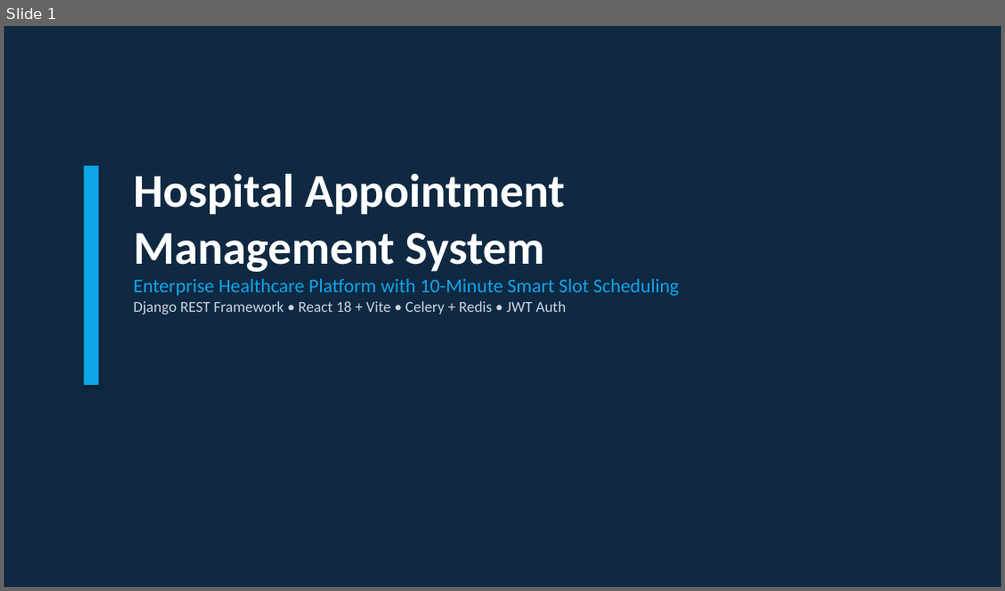
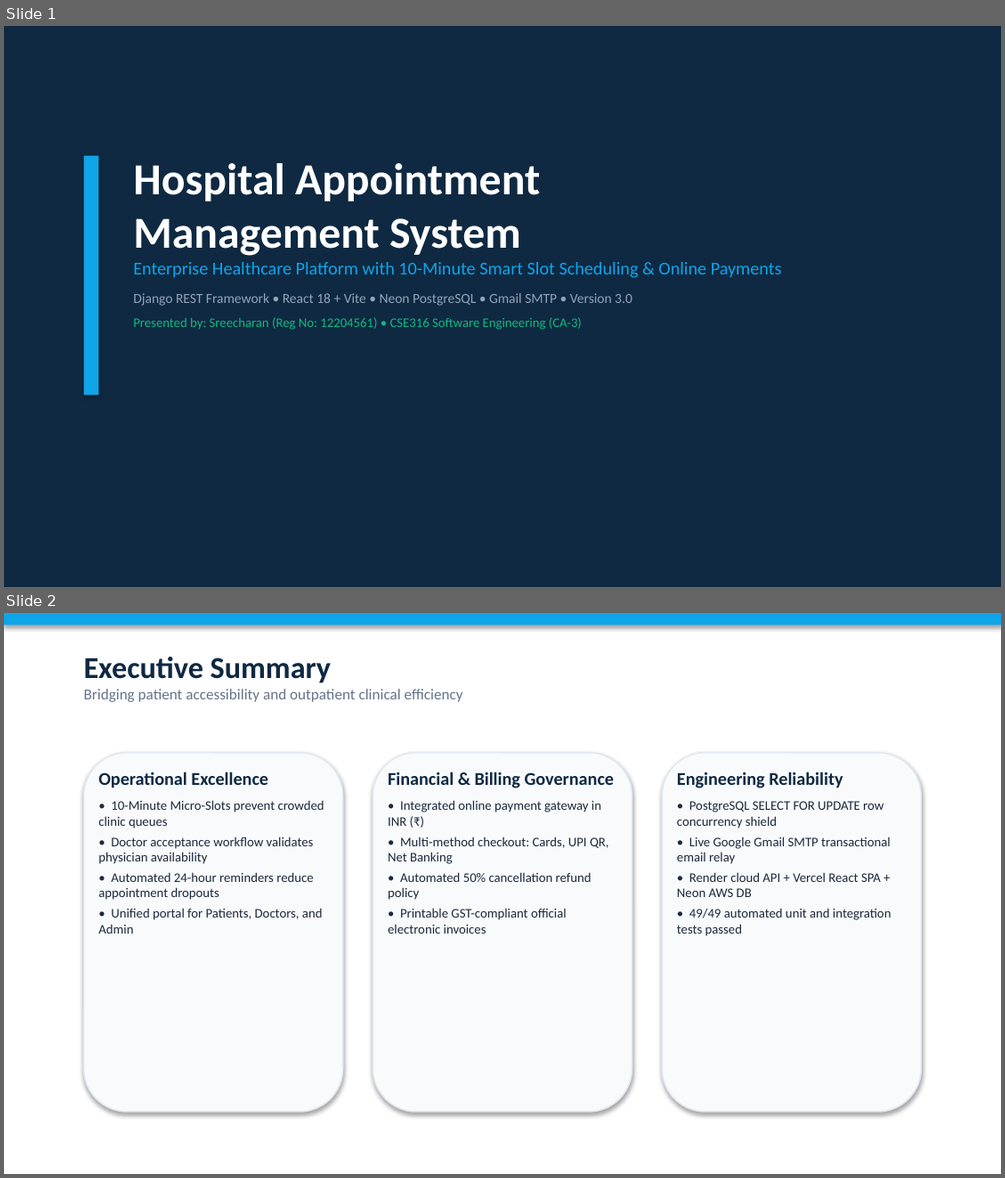
Before and after one commit to Sreecharan01/Hospital-Management-System, a slide deck: hospital_management_system.pptx. Shown one above the other, each under a label of ours: slide 1 before the commit, slides 1 and 2 after it. The pictures are 1005x591 and 1005x1178 pixels, drawn with LibreOffice and Linux fonts; fonts in the diff are those of the drawing. Boxes give left, top, right and bottom in pixels: in the first picture for what was removed or moved away, otherwise in the second. Text is boxed around its words. In the diff, an @@ line names an element or a change of style, - is before the commit and + after.

Commit message:
feat(presentation): update 16-slide PPTX with INR payments, 50% refund, live Gmail SMTP, and cloud deployment

```diff
--- a/hospital_management_system.pptx
+++ b/hospital_management_system.pptx
@@ slide 2 added at (4, 613, 1001, 1174), background #FFFFFF @@
@@ rectangle added at (4, 613, 1001, 625), fill #0EA5E9 @@
@@ text added at (84, 657, 463, 702), 11 pt, text #64748B @@
+Executive Summary
+Bridging patient accessibility and outpatient clinical efficiency
@@ rounded rectangle added at (84, 753, 343, 1111), fill #F8FAFC, outline #E2E8F0 1 pt @@
@@ text added at (98, 771, 324, 933), 9.5 pt, text #1E293B @@
+Operational Excellence
+• 10-Minute Micro-Slots prevent crowded clinic queues
+• Doctor acceptance workflow validates physician availability
+• Automated 24-hour reminders reduce appointment dropouts
+• Unified portal for Patients, Doctors, and Admin
@@ rounded rectangle added at (372, 753, 632, 1111), fill #F8FAFC, outline #E2E8F0 1 pt @@
@@ text added at (388, 771, 615, 933), 9.5 pt, text #1E293B @@
+Financial & Billing Governance
+• Integrated online payment gateway in INR (₹)
+• Multi-method checkout: Cards, UPI QR, Net Banking
+• Automated 50% cancellation refund policy
+• Printable GST-compliant official electronic invoices
@@ rounded rectangle added at (662, 753, 921, 1111), fill #F8FAFC, outline #E2E8F0 1 pt @@
@@ text added at (677, 771, 891, 936), 9.5 pt, text #1E293B @@
+Engineering Reliability
+• PostgreSQL SELECT FOR UPDATE row concurrency shield
+• Live Google Gmail SMTP transactional email relay
+• Render cloud API + Vercel React SPA + Neon AWS DB
+• 49/49 automated unit and integration tests passed
@@ slide 1 changed as well @@
@@ rectangle: place and size @@
-rectangle at (84, 166, 98, 385)
+rectangle at (84, 156, 98, 394)
@@ text "Hospital Appointment Management System": place and size @@
-text "Hospital Appointment Management System" at (133, 174, 679, 314)
+text "Hospital Appointment Management System" at (133, 163, 782, 329)
@@ text at (133, 163, 540, 256): size 34 to 32 pt in "Hospital Appointment Management System" @@
@@ text at (133, 262, 782, 329): text changed; size 14 to 13 pt @@
-Enterprise Healthcare Platform with 10-Minute Smart Slot Scheduling
-Django REST Framework • React 18 + Vite • Celery + Redis • JWT Auth
+Enterprise Healthcare Platform with 10-Minute Smart Slot Scheduling & Online Payments
+Django REST Framework • React 18 + Vite • Neon PostgreSQL • Gmail SMTP • Version 3.0
+Presented by: Sreecharan (Reg No: 12204561) • CSE316 Software Engineering (CA-3)
```
Also in this commit, not shown: 14 other slides added, 13 slides removed, 1 other file.
